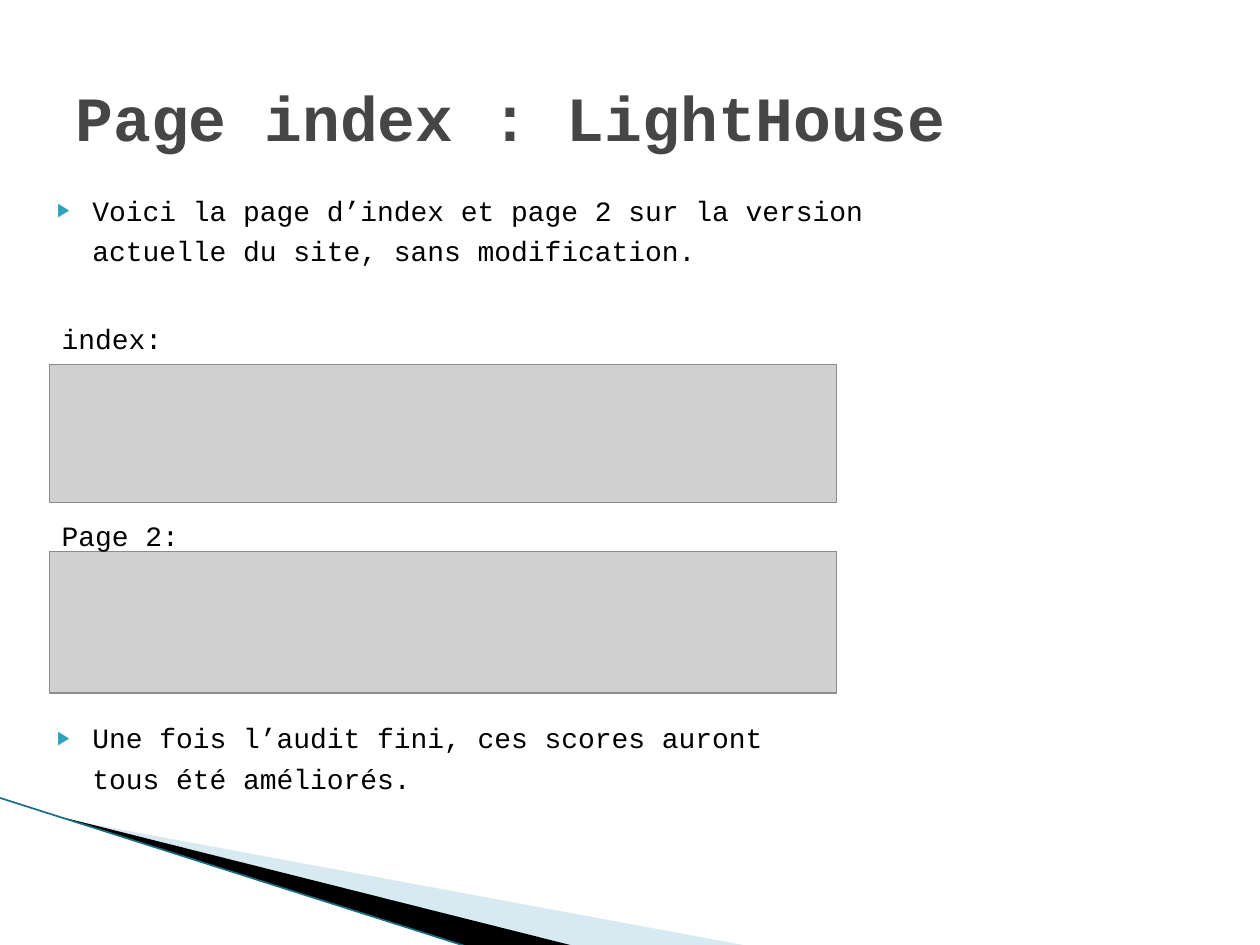
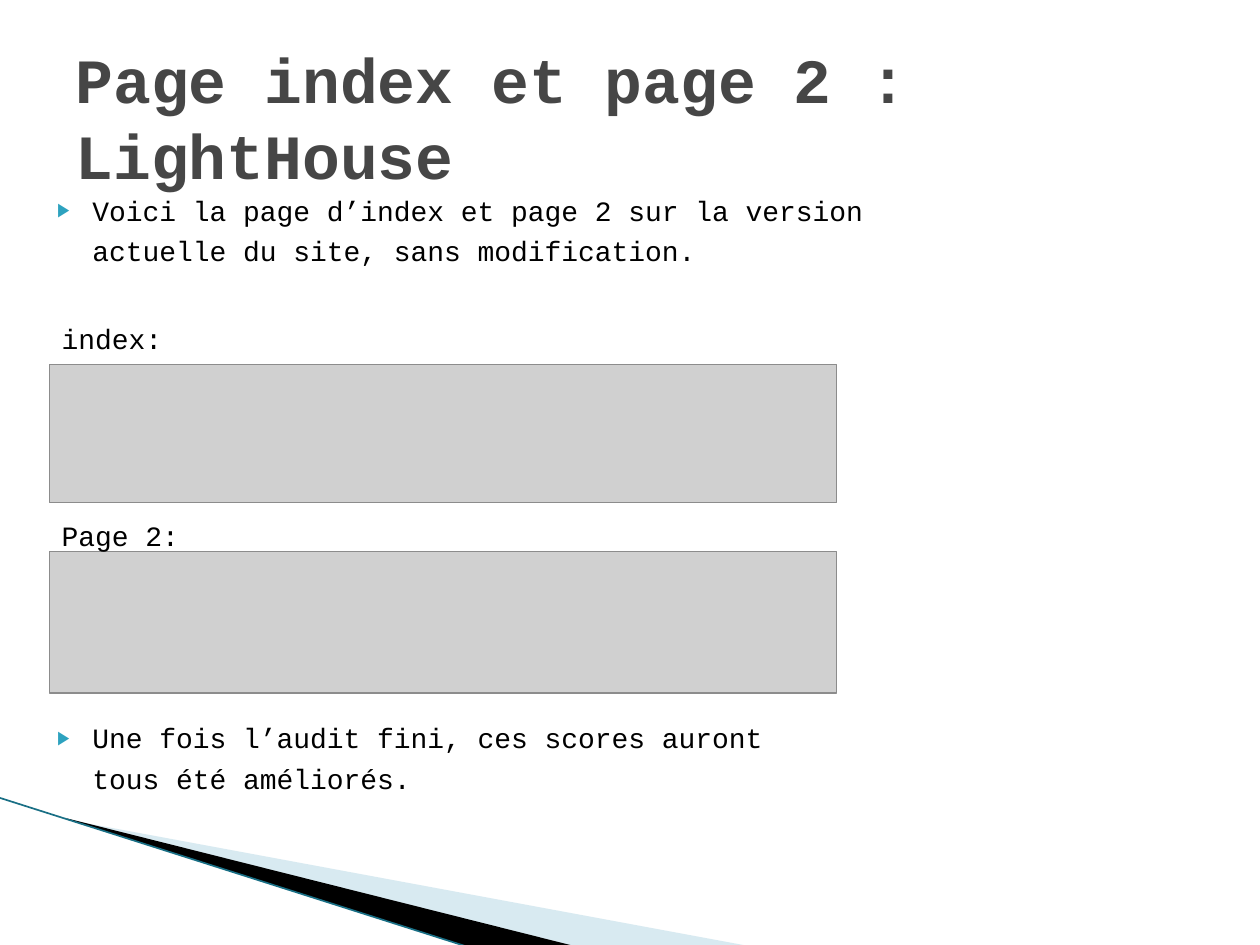
Before and after one commit to gwenaelgressier/GwenaelGressier_04_28022022, a slide deck: slide 4 of Rapport audit.pptx (slide 3 before the commit). Drawn at 1260x945 pixels with LibreOffice and Linux fonts; fonts in the diff are those of the drawing; grey boxes stand for pictures; background and template pictures are left out. Boxes give left, top, right and bottom in pixels: in the first picture for what was removed or moved away, otherwise in the second. Text is boxed around its words. In the diff, an @@ line names an element or a change of style, - is before the commit and + after.

```diff
--- a/Rapport audit.pptx
+++ b/Rapport audit.pptx
@@ title at bbox=[75, 59, 832, 193]: text changed @@
-Page index : LightHouse
+Page index et page 2 : LightHouse
```
Also in this commit, not shown: 3 other slides changed, 1 slide added, 8 other files.
